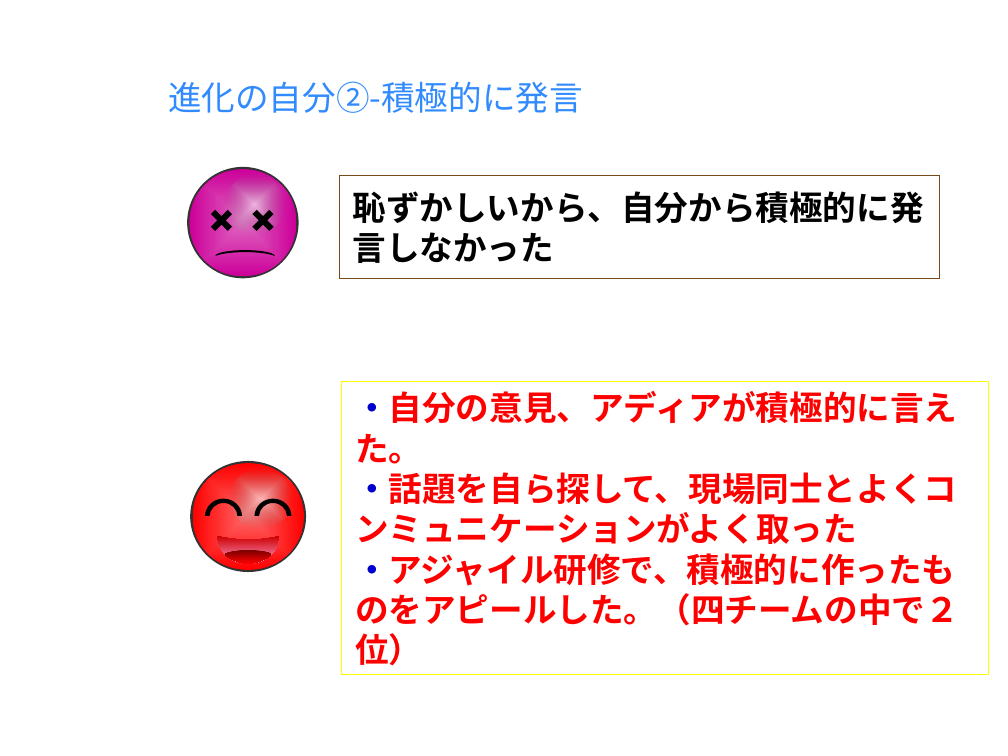
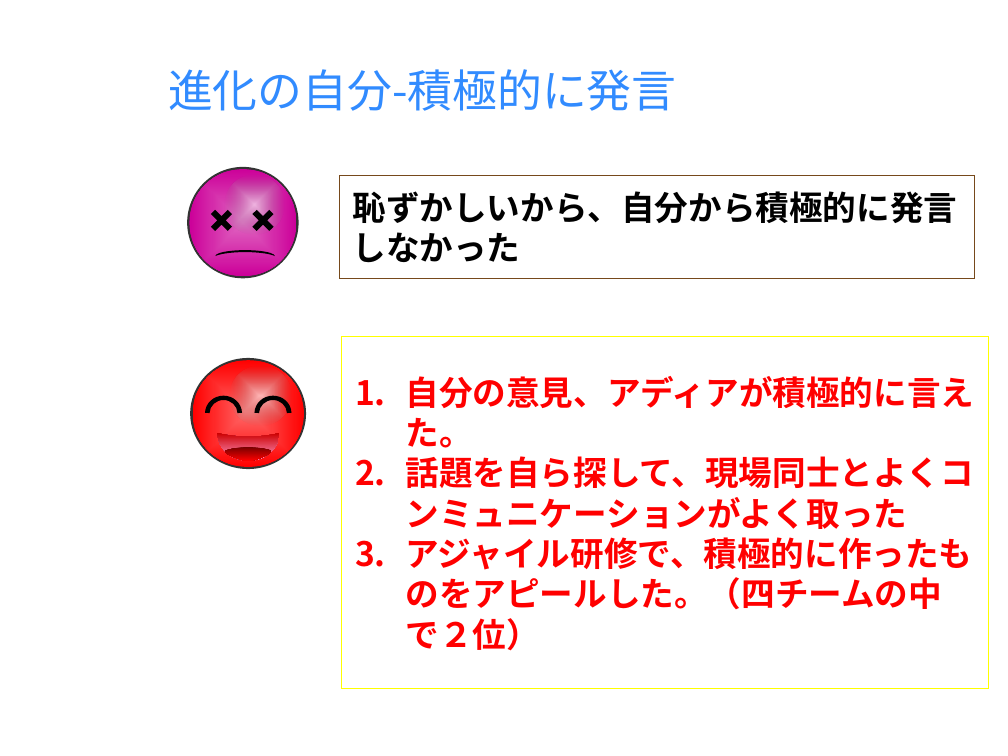
Before and after one commit to milo-bb/test, a slide deck: slide 4 of 昇格プレゼン(徐洋)_new.pptx. Drawn at 1008x756 pixels with LibreOffice and Linux fonts; fonts in the diff are those of the drawing; background and template pictures are left out. Boxes give left, top, right and bottom in pixels: in the first picture for what was removed or moved away, otherwise in the second. Text is boxed around its words. In the diff, an @@ line names an element or a change of style, - is before the commit and + after.

```diff
--- a/昇格プレゼン(徐洋)_new.pptx
+++ b/昇格プレゼン(徐洋)_new.pptx
@@ title at (x1=168, y1=69, x2=676, y2=111): text changed; size 18 to 24 pt @@
-進化の自分②-積極的に発言
+進化の自分-積極的に発言
@@ rectangle "恥ずかしいから、自分から積極的に発言しなかった" resized from (x1=339, y1=175, x2=939, y2=278) to (x1=339, y1=175, x2=974, y2=278) @@
@@ rectangle "自分の意見、アディアが積極的に言えた。" resized from (x1=341, y1=382, x2=988, y2=675) to (x1=341, y1=336, x2=988, y2=688) @@
@@ text in rectangle at (x1=406, y1=376, x2=975, y2=651): text changed @@
-・自分の意見、アディアが積極的に言えた。
-・話題を自ら探して、現場同士とよくコンミュニケーションがよく取った
-・アジャイル研修で、積極的に作ったものをアピールした。（四チームの中で２位）
+1. 自分の意見、アディアが積極的に言えた。
+2. 話題を自ら探して、現場同士とよくコンミュニケーションがよく取った
+3. アジャイル研修で、積極的に作ったものをアピールした。（四チームの中で２位）
@@ 3 ellipses, 2 freeform shapes, 1 moon moved together from (x1=191, y1=461, x2=306, y2=573) to (x1=191, y1=358, x2=306, y2=469) @@
@@ freeform shape moved from (x1=224, y1=550, x2=270, y2=563) to (x1=224, y1=448, x2=270, y2=461) @@
```
Also in this commit, not shown: 5 other slides changed, 2 slides added.
